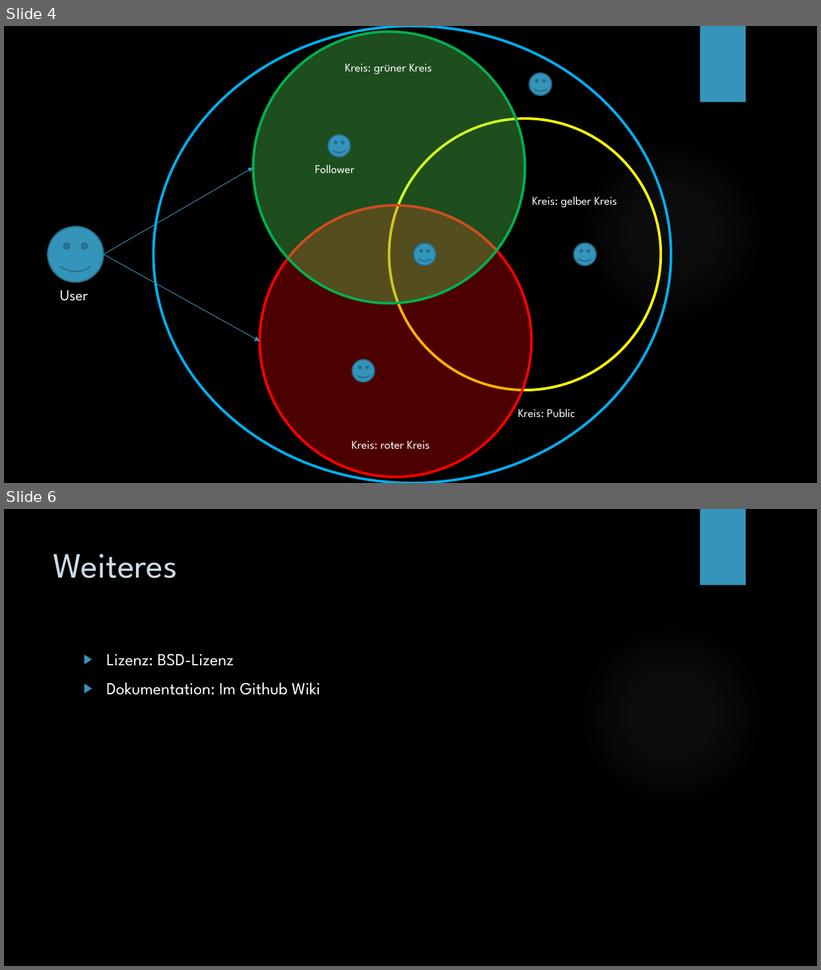
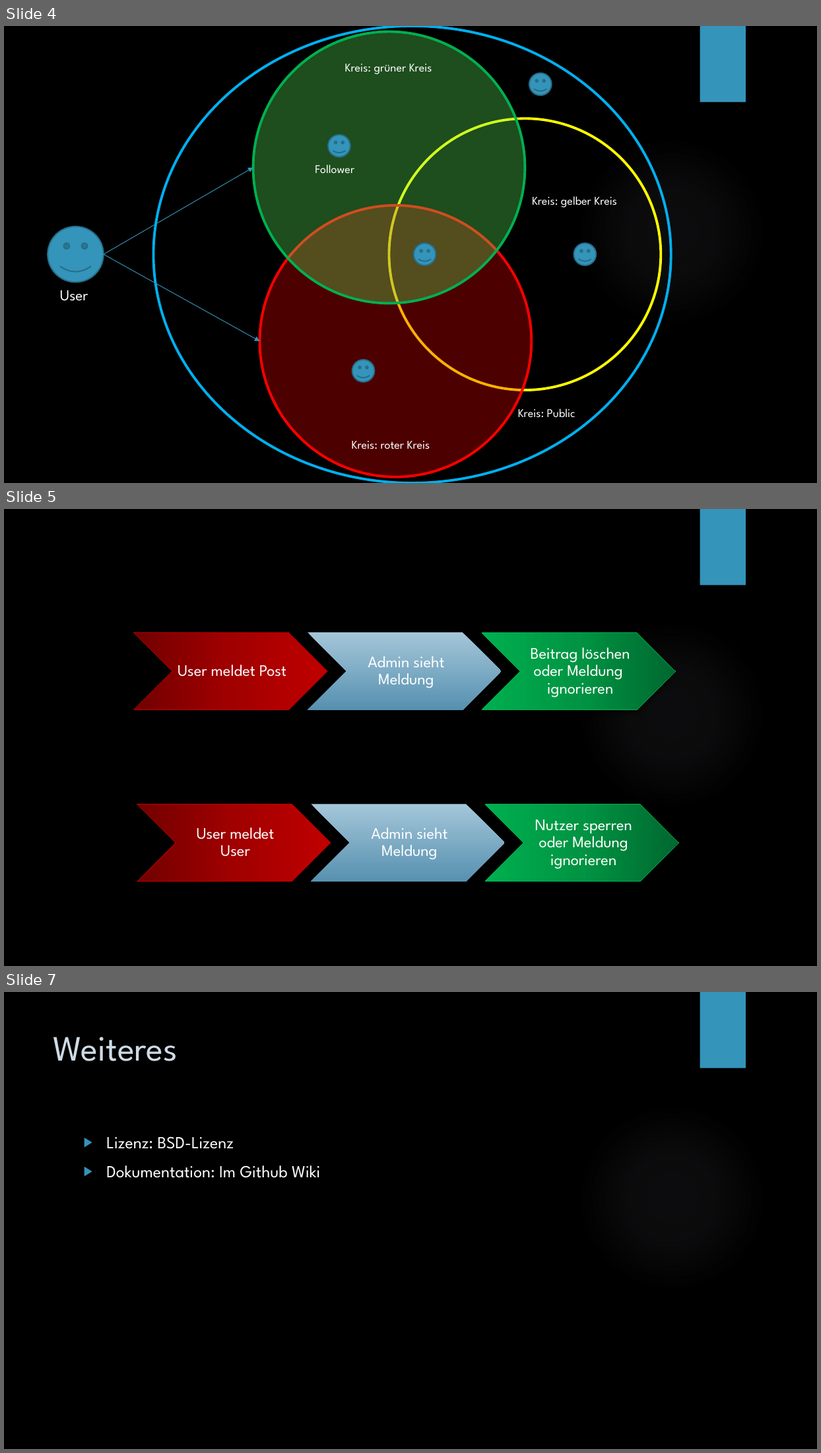
Before and after one commit to jmennen/group5, a slide deck: Präsentation.pptx. Shown one above the other, each under a label of ours: slides 4 and 6 before the commit, slides 4, 5 and 7 after it; the slides between them are not shown. The pictures are 821x970 and 821x1453 pixels, drawn with LibreOffice and Linux fonts; fonts in the diff are those of the drawing; background and template pictures are left out. Boxes give left, top, right and bottom in pixels: in the first picture for what was removed or moved away, otherwise in the second. Text is boxed around its words. In the diff, an @@ line names an element or a change of style, - is before the commit and + after.

```diff
--- a/Präsentation.pptx
+++ b/Präsentation.pptx
@@ slide 5 added at [4, 509, 817, 966], background picture (left out); not listed: 2 template elements that a slide beside it also shows @@
@@ group added at [134, 633, 676, 710]: 3 chevrons, 3 texts @@
+User meldet Post
+Admin sieht Meldung
+Beitrag löschen oder Meldung ignorieren
@@ group added at [137, 804, 679, 882]: 3 chevrons, 3 texts @@
+User meldet User
+Admin sieht Meldung
+Nutzer sperren oder Meldung ignorieren
@@ what was slide 6 is now slide 7 @@
```
Also in this commit, not shown: 3 slides changed, 1 other slide added, 1 slide removed.
